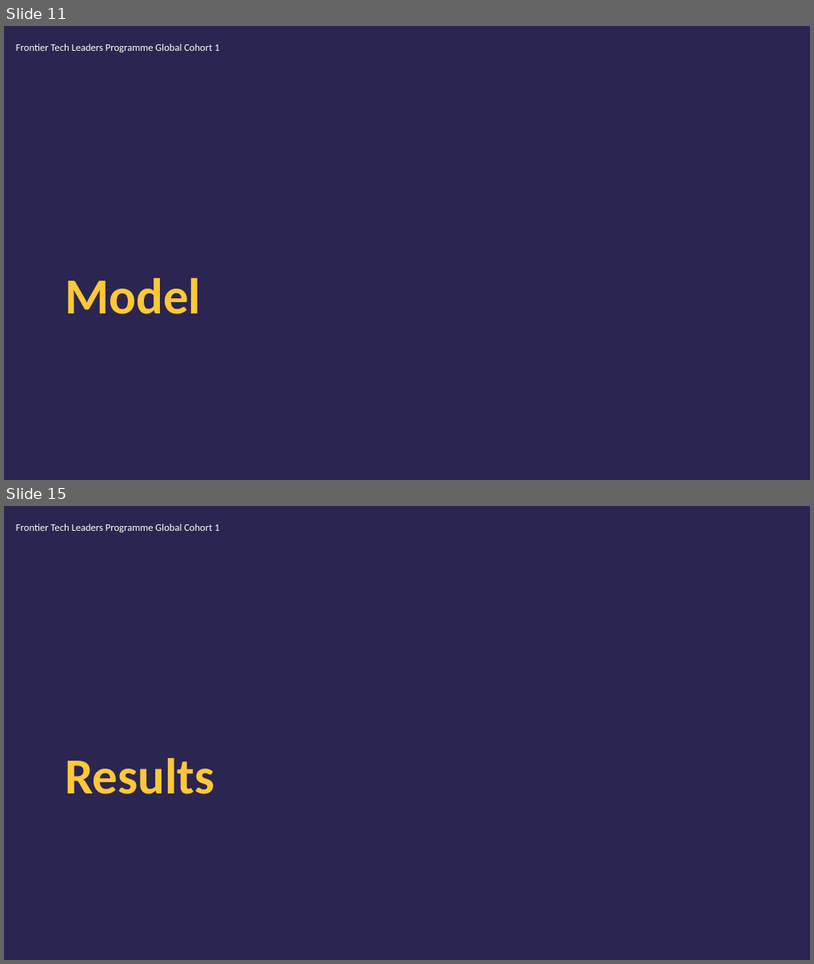
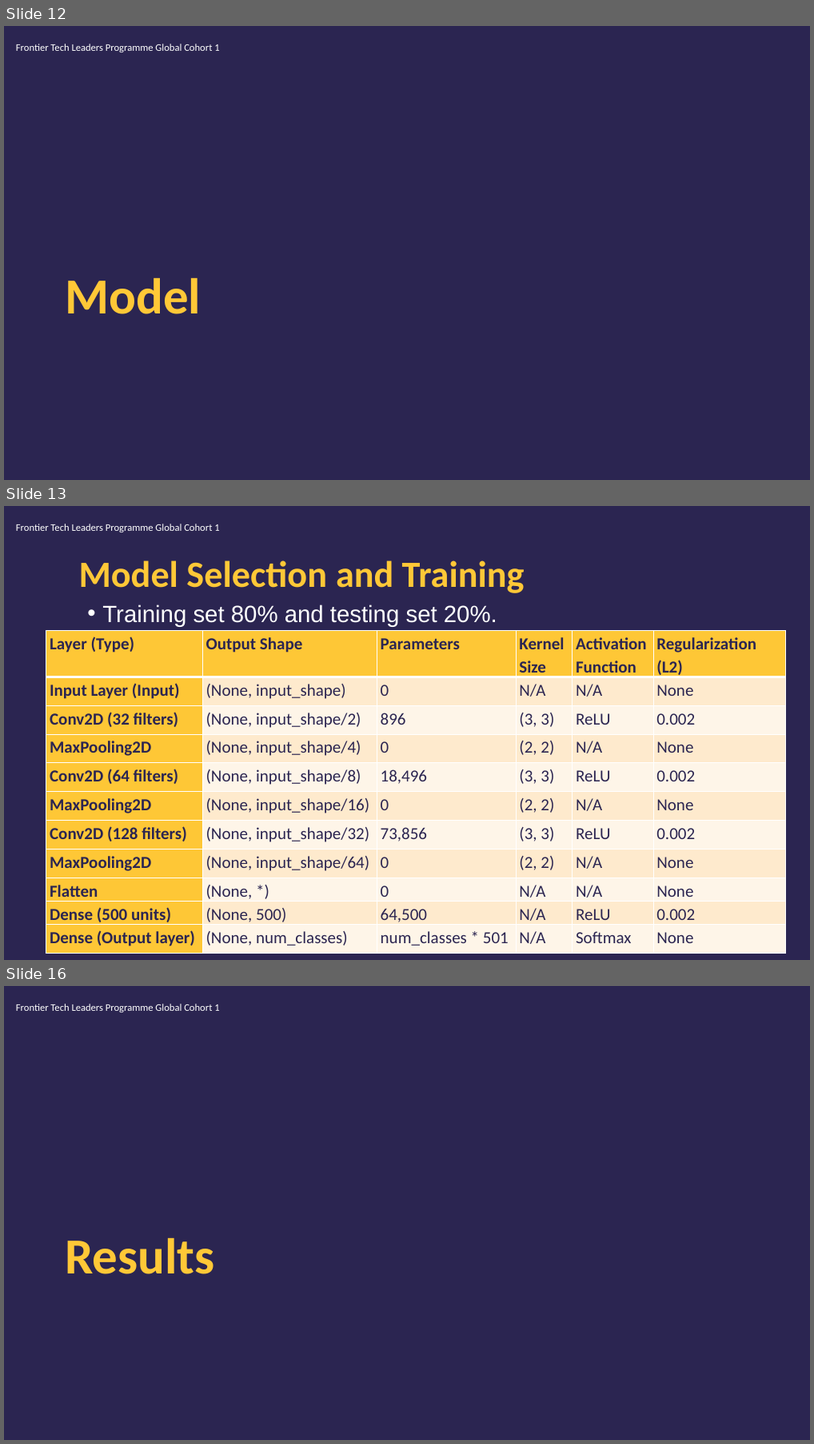
Before and after one commit to edasaruhan/FTL_Cohort3_Group12, a slide deck: Mosab_Aboidrees_Abdelrahman_Mohammed_Draft_Presentation.pptx. Shown one above the other, each under a label of ours: slides 11 and 15 before the commit, slides 12, 13 and 16 after it; the slides between them are not shown. The pictures are 814x964 and 814x1444 pixels, drawn with LibreOffice and Linux fonts; fonts in the diff are those of the drawing; background and template pictures are left out. Boxes give left, top, right and bottom in pixels: in the first picture for what was removed or moved away, otherwise in the second. Text is boxed around its words. In the diff, an @@ line names an element or a change of style, - is before the commit and + after.

```diff
--- a/Mosab_Aboidrees_Abdelrahman_Mohammed_Draft_Presentation.pptx
+++ b/Mosab_Aboidrees_Abdelrahman_Mohammed_Draft_Presentation.pptx
@@ slide 13 added at (x1=4, y1=506, x2=810, y2=960), background #2B2551 @@
@@ text added at (x1=16, y1=524, x2=219, y2=532), 12 pt, text #FEFFFE @@
+Frontier Tech Leaders Programme Global Cohort 1
@@ title added at (x1=79, y1=560, x2=525, y2=593), 44 pt, text #FFC837, bold @@
+Model Selection and Training
@@ text added at (x1=102, y1=604, x2=498, y2=627), 28 pt, text #FEFFFE @@
+• Training set 80% and testing set 20%.
@@ table added at (x1=46, y1=631, x2=786, y2=949), 11 rows, 6 columns @@
+Layer (Type) | Output Shape | Parameters | Kernel Size | Activation Function | Regularization (L2)
+Input Layer (Input) | (None, input_shape) | 0 | N/A | N/A | None
+Conv2D (32 filters) | (None, input_shape/2) | 896 | (3, 3) | ReLU | 0.002
+MaxPooling2D | (None, input_shape/4) | 0 | (2, 2) | N/A | None
+Conv2D (64 filters) | (None, input_shape/8) | 18,496 | (3, 3) | ReLU | 0.002
+MaxPooling2D | (None, input_shape/16) | 0 | (2, 2) | N/A | None
+Conv2D (128 filters) | (None, input_shape/32) | 73,856 | (3, 3) | ReLU | 0.002
+MaxPooling2D | (None, input_shape/64) | 0 | (2, 2) | N/A | None
+Flatten | (None, *) | 0 | N/A | N/A | None
+Dense (500 units) | (None, 500) | 64,500 | N/A | ReLU | 0.002
+Dense (Output layer) | (None, num_classes) | num_classes * 501 | N/A | Softmax | None
@@ what was slide 11 is now slide 12 @@
@@ what was slide 15 is now slide 16 @@
```
Also in this commit, not shown: 6 slides changed, 1 other slide added, 1 slide removed.
